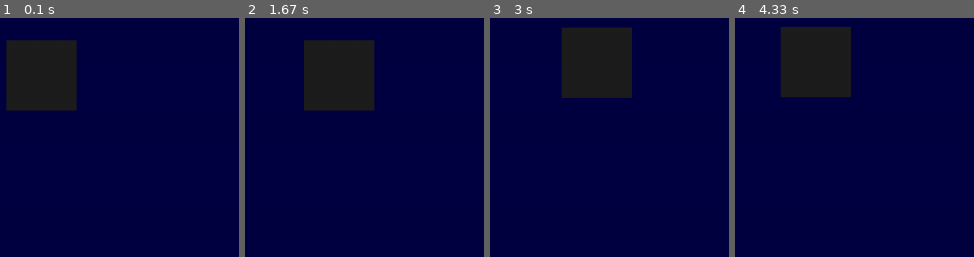
Above: before the commit, frames 1-4 (left to right).
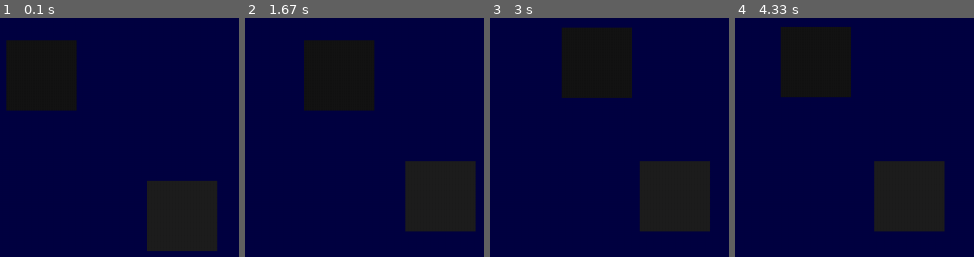
Above: after the commit, the same moments.

Repository: Fabianshrewd/Projects
Game: pygame game, started from Pygame/1.Test/test.py
The game is run twice, just before and just after one commit, with the same random seed, the same clock (stepped at 60 frames per second) and the same inputs.
Inputs:
- Up to frame 1 (0.1 s): no input
- Up to frame 2 (1.67 s): hold I 0.33-0.8 s; hold D 0.33-0.8 s; hold L 0.83-1.3 s; hold D 0.83-1.3 s; tap J at 0.9, 1.2, 1.4 s; tap I at 0.98 s; hold D from 1.33 s (still down); tap K at 1.48 s
- Up to frame 3 (3 s): tap J at 1.7, 1.9, 2.23, 2.53, 2.73 s; release D at 1.8 s; hold W 1.83-2.13 s; hold D 2.17-2.63 s; tap I at 2.32 s; hold A from 2.67 s (still down); tap K at 2.82 s
- Up to frame 4 (4.33 s): tap J at 3.03, 3.3, 3.63, 3.93, 4.07 s; release A at 3.2 s; hold S 3.23-3.53 s; hold A 3.57-3.97 s; tap I at 3.72 s; hold W from 4 s (still down); tap K at 4.15 s

The runs differ from the first frame. In frame 1, 8.6% of the frame differs, in the area x 61-91%, y 68-98%; in frame 2, 8.5%; in frame 3, 8.6%; in frame 4, 8.6%.

Commit message:
Added an second player.

Diff:
--- a/Pygame/1.Test/test.py
+++ b/Pygame/1.Test/test.py
@@ -44,7 +44,8 @@
 clock = pygame.time.Clock()
 
 #Create an player
-player = Creature(100, 100, 100, 100, (30, 30, 30, 30))
+player = Creature(100, 100, 100, 100, (20, 20, 20))
+player2 = Creature(300, 300, 100, 100, (30, 30, 30))
 
 #Check if Pygame should be closed
 while not done:
@@ -58,6 +59,7 @@
 
     #Show the character and check for movement
     player.movement_display(screen)
+    player2.movement_display(screen)
 
     pressed = pygame.key.get_pressed()
     if pressed[pygame.K_w]:
@@ -69,6 +71,15 @@
     if pressed[pygame.K_d]:
         player.movement_keys("d")
 
+    if pressed[pygame.K_i]:
+        player2.movement_keys("w")
+    if pressed[pygame.K_k]:
+        player2.movement_keys("s")
+    if pressed[pygame.K_j]:
+        player2.movement_keys("a")
+    if pressed[pygame.K_l]:
+        player2.movement_keys("d")
+
     #Make a clock so it runs slower
     clock.tick(1000)
 
